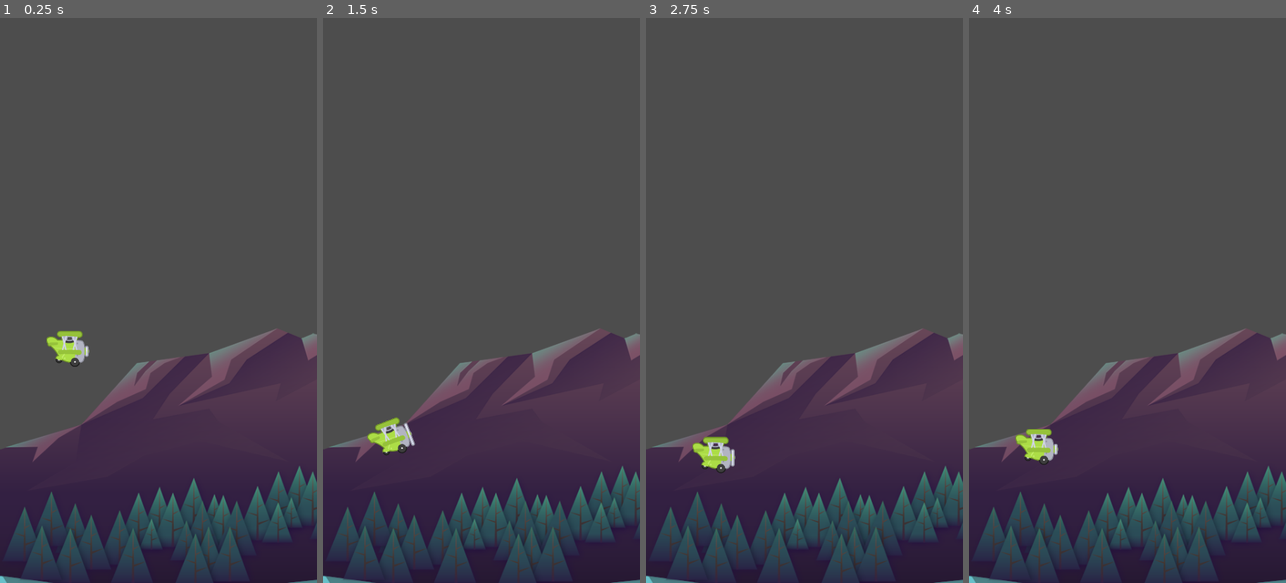
Above: before the commit, frames 1-4 (left to right).
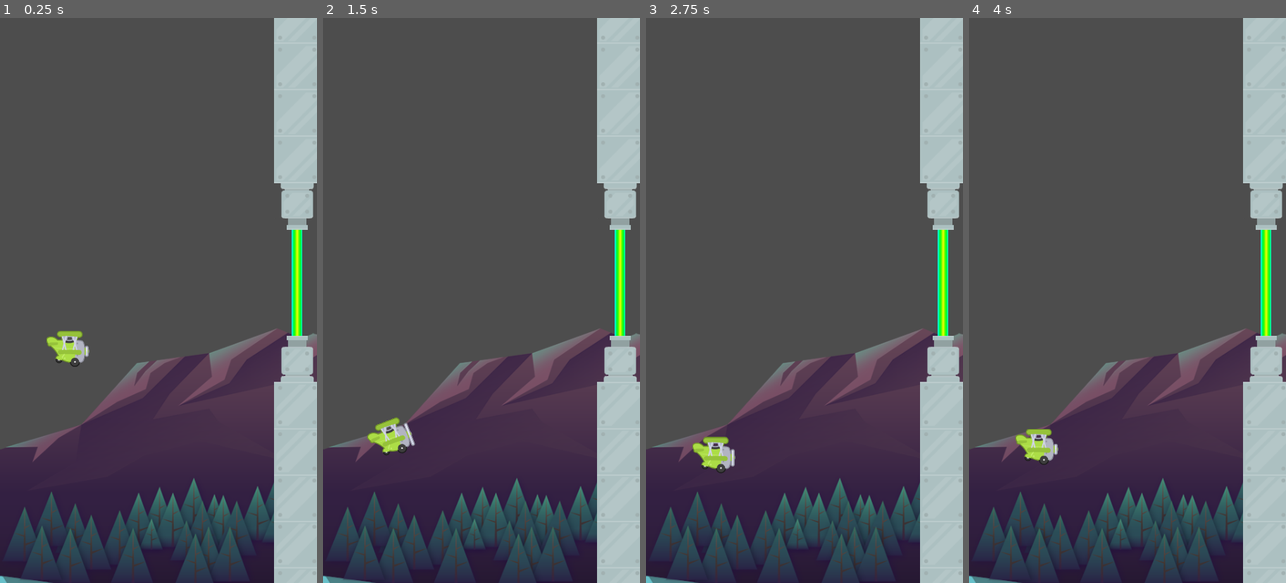
Above: after the commit, the same moments.

Repository: SWEJaber/tappy-game
Game: Godot game, scene res://scenes/game.tscn
Same seed, same stepped clock (60 frames per second), same inputs: the game is played once before the commit and once after it.
Inputs:
- Up to frame 1 (0.25 s): no input
- Up to frame 2 (1.5 s): tap Space (fly) at 0.6, 1.35 s
- Up to frame 3 (2.75 s): tap Space (fly) at 2.1 s
- Up to frame 4 (4 s): tap Space (fly) at 2.85, 3.6 s

The runs differ from the first frame. In frame 1, 11% of the frame differs, in the area x 86-100%, y 0-100%; in frame 2, 11%; in frame 3, 11%; in frame 4, 11%.

Commit message:
create pipes scene, create flashing animation for laser

Diff:
--- /dev/null
+++ b/laser/laser.tscn
@@ -0,0 +1,61 @@
+[gd_scene load_steps=6 format=3 uid="uid://d1y7infps8pbl"]
+
+[ext_resource type="Texture2D" uid="uid://s8lrefwsavp4" path="res://assets/pipes/laser2.png" id="1_g0hce"]
+
+[sub_resource type="RectangleShape2D" id="RectangleShape2D_h8jcv"]
+size = Vector2(20, 24)
+
+[sub_resource type="Animation" id="Animation_b20w1"]
+resource_name = "flash"
+length = 0.6
+loop_mode = 1
+step = 0.1
+tracks/0/type = "value"
+tracks/0/imported = false
+tracks/0/enabled = true
+tracks/0/path = NodePath("Sprite2D:self_modulate")
+tracks/0/interp = 1
+tracks/0/loop_wrap = true
+tracks/0/keys = {
+"times": PackedFloat32Array(0, 0.4, 0.5, 0.6),
+"transitions": PackedFloat32Array(1, 1, 1, 1),
+"update": 0,
+"values": [Color(1, 1, 1, 1), Color(1, 1, 1, 1), Color(1, 1, 1, 0.113725), Color(1, 1, 1, 1)]
+}
+
+[sub_resource type="Animation" id="Animation_f632s"]
+length = 0.001
+tracks/0/type = "value"
+tracks/0/imported = false
+tracks/0/enabled = true
+tracks/0/path = NodePath("Sprite2D:self_modulate")
+tracks/0/interp = 1
+tracks/0/loop_wrap = true
+tracks/0/keys = {
+"times": PackedFloat32Array(0),
+"transitions": PackedFloat32Array(1),
+"update": 0,
+"values": [Color(1, 1, 1, 1)]
+}
+
+[sub_resource type="AnimationLibrary" id="AnimationLibrary_epkdv"]
+_data = {
+"RESET": SubResource("Animation_f632s"),
+"flash": SubResource("Animation_b20w1")
+}
+
+[node name="Laser" type="Area2D"]
+
+[node name="Sprite2D" type="Sprite2D" parent="."]
+scale = Vector2(1, 8)
+texture = ExtResource("1_g0hce")
+
+[node name="CollisionShape2D" type="CollisionShape2D" parent="."]
+scale = Vector2(0.8, 8)
+shape = SubResource("RectangleShape2D_h8jcv")
+
+[node name="AnimationPlayer" type="AnimationPlayer" parent="."]
+libraries = {
+"": SubResource("AnimationLibrary_epkdv")
+}
+autoplay = "flash"
--- /dev/null
+++ b/pipe/pipe.tscn
@@ -0,0 +1,26 @@
+[gd_scene load_steps=4 format=3 uid="uid://b6kqvplhng8sl"]
+
+[ext_resource type="Texture2D" uid="uid://dfe2qfwichad1" path="res://assets/pipes/pipe.png" id="1_8tyed"]
+
+[sub_resource type="RectangleShape2D" id="RectangleShape2D_wj20a"]
+size = Vector2(20, 28)
+
+[sub_resource type="RectangleShape2D" id="RectangleShape2D_1460r"]
+size = Vector2(48, 53)
+
+[node name="Pipe" type="Area2D"]
+position = Vector2(0, 1)
+
+[node name="Sprite2D" type="Sprite2D" parent="."]
+texture = ExtResource("1_8tyed")
+centered = false
+offset = Vector2(-35, 0)
+
+[node name="CollisionShape2D" type="CollisionShape2D" parent="."]
+position = Vector2(0, 350)
+scale = Vector2(3.5, 20)
+shape = SubResource("RectangleShape2D_wj20a")
+
+[node name="CollisionShape2D2" type="CollisionShape2D" parent="."]
+position = Vector2(0, 43.5)
+shape = SubResource("RectangleShape2D_1460r")
--- /dev/null
+++ b/pipes/pipes.tscn
@@ -0,0 +1,23 @@
+[gd_scene load_steps=4 format=3 uid="uid://dg34xnbh3ihch"]
+
+[ext_resource type="PackedScene" uid="uid://b6kqvplhng8sl" path="res://pipe/pipe.tscn" id="1_4i8ey"]
+[ext_resource type="PackedScene" uid="uid://d1y7infps8pbl" path="res://laser/laser.tscn" id="2_eikei"]
+[ext_resource type="AudioStream" uid="uid://ywq16ivn4vae" path="res://assets/audio/score.wav" id="3_qybco"]
+
+[node name="Pipes" type="Node2D"]
+
+[node name="Laser" parent="." instance=ExtResource("2_eikei")]
+
+[node name="Upper" parent="." instance=ExtResource("1_4i8ey")]
+position = Vector2(0, -80)
+rotation = 3.14159
+scale = Vector2(1, 1.00389)
+
+[node name="Lower" parent="." instance=ExtResource("1_4i8ey")]
+position = Vector2(0, 80)
+
+[node name="VisibleOnScreenNotifier2D" type="VisibleOnScreenNotifier2D" parent="."]
+position = Vector2(29, 0)
+
+[node name="AudioStreamPlayer2D" type="AudioStreamPlayer2D" parent="."]
+stream = ExtResource("3_qybco")
--- a/plane/plane.tscn
+++ b/plane/plane.tscn
@@ -35,6 +35,21 @@
 [sub_resource type="CircleShape2D" id="CircleShape2D_5aa8n"]
 radius = 23.0
 
+[sub_resource type="Animation" id="Animation_je3mf"]
+length = 0.001
+tracks/0/type = "value"
+tracks/0/imported = false
+tracks/0/enabled = true
+tracks/0/path = NodePath("AnimSprite:rotation")
+tracks/0/interp = 1
+tracks/0/loop_wrap = true
+tracks/0/keys = {
+"times": PackedFloat32Array(0),
+"transitions": PackedFloat32Array(1),
+"update": 0,
+"values": [0.0]
+}
+
 [sub_resource type="Animation" id="Animation_y5lsu"]
 resource_name = "power"
 length = 0.3
@@ -50,21 +65,6 @@
 "transitions": PackedFloat32Array(1, 1, 1),
 "update": 0,
 "values": [0.0, -0.349066, 0.0]
-}
-
-[sub_resource type="Animation" id="Animation_je3mf"]
-length = 0.001
-tracks/0/type = "value"
-tracks/0/imported = false
-tracks/0/enabled = true
-tracks/0/path = NodePath("AnimSprite:rotation")
-tracks/0/interp = 1
-tracks/0/loop_wrap = true
-tracks/0/keys = {
-"times": PackedFloat32Array(0),
-"transitions": PackedFloat32Array(1),
-"update": 0,
-"values": [0.0]
 }
 
 [sub_resource type="AnimationLibrary" id="AnimationLibrary_ptufu"]
--- a/scenes/game.tscn
+++ b/scenes/game.tscn
@@ -1,8 +1,9 @@
-[gd_scene load_steps=4 format=3 uid="uid://c8m4daaxj57ol"]
+[gd_scene load_steps=5 format=3 uid="uid://c8m4daaxj57ol"]
 
 [ext_resource type="Texture2D" uid="uid://cj7fbhwmesma8" path="res://assets/background/rocks_2.png" id="1_3w8f5"]
 [ext_resource type="PackedScene" uid="uid://cepqidyevoftt" path="res://barrier/barrier.tscn" id="1_ei3be"]
 [ext_resource type="PackedScene" uid="uid://2oo2ypnnkqni" path="res://plane/plane.tscn" id="2_6wrec"]
+[ext_resource type="PackedScene" uid="uid://dg34xnbh3ihch" path="res://pipes/pipes.tscn" id="4_dm2vy"]
 
 [node name="Game" type="Node2D"]
 
@@ -18,3 +19,6 @@
 
 [node name="Floor" parent="." instance=ExtResource("1_ei3be")]
 position = Vector2(0, 864)
+
+[node name="Pipes" parent="." instance=ExtResource("4_dm2vy")]
+position = Vector2(450, 400)
